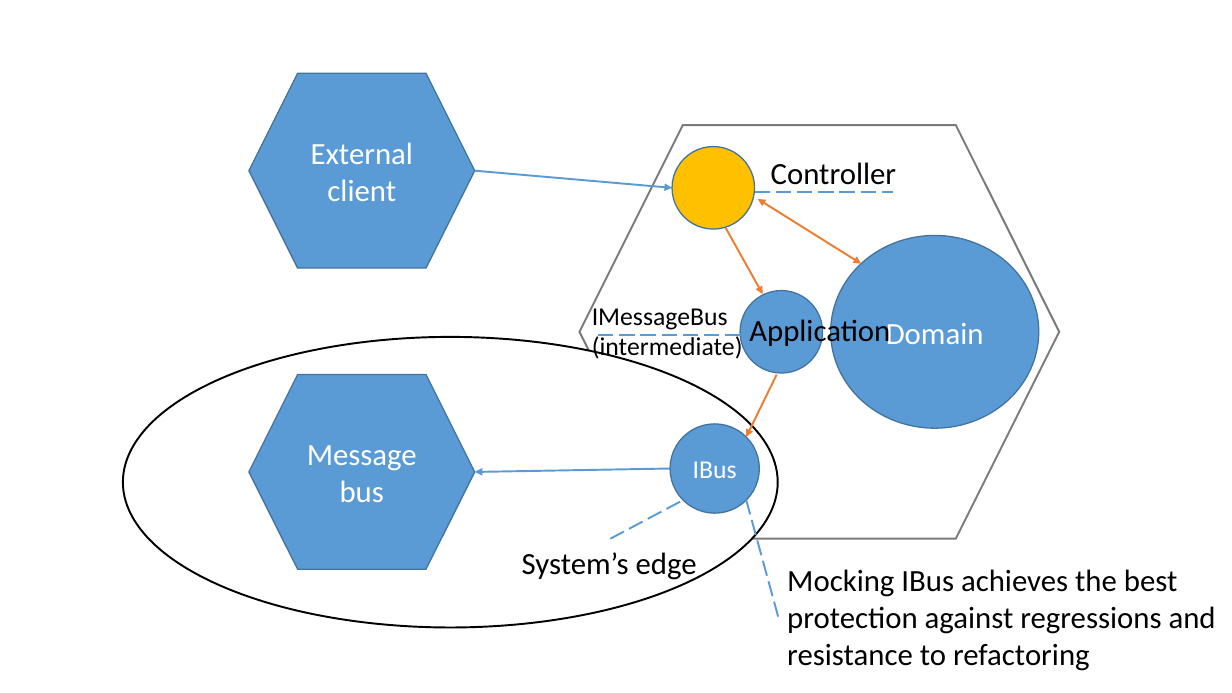
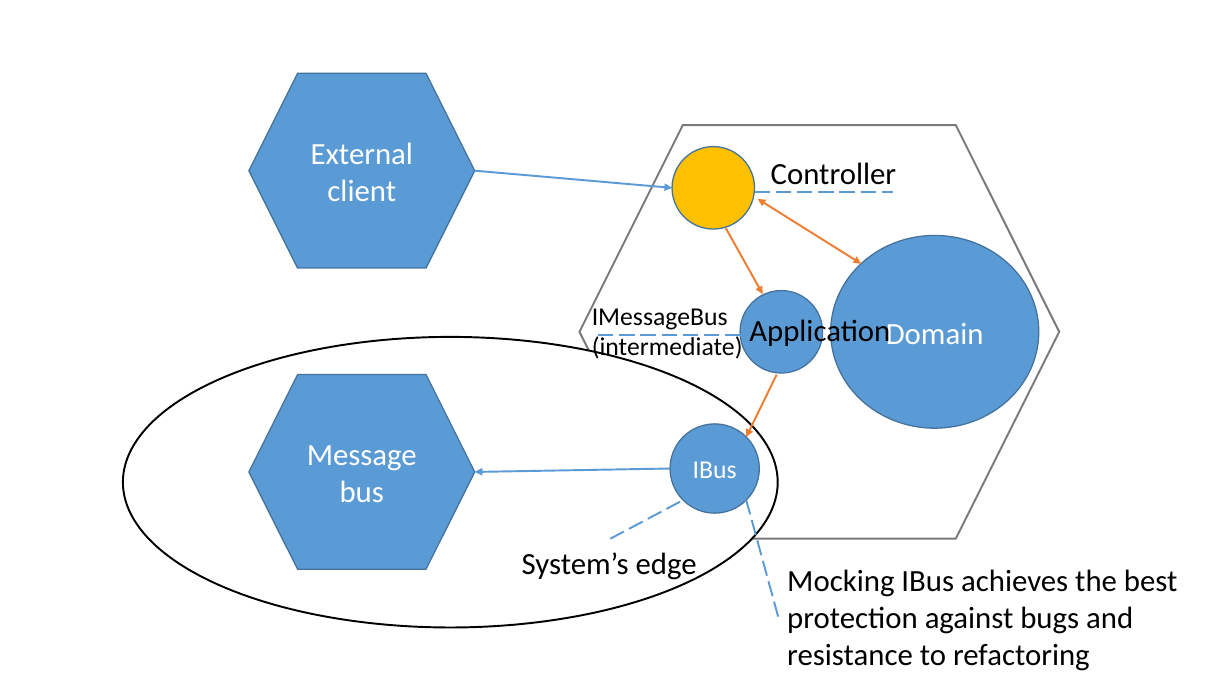
Before and after one commit to magicmanam/slides, a slide deck: slide 59 of automation-testing/unit-testing.pptx. Drawn at 1232x693 pixels with LibreOffice and Linux fonts; fonts in the diff are those of the drawing. Boxes give left, top, right and bottom in pixels: in the first picture for what was removed or moved away, otherwise in the second. Text is boxed around its words. In the diff, an @@ line names an element or a change of style, - is before the commit and + after.

```diff
--- a/automation-testing/unit-testing.pptx
+++ b/automation-testing/unit-testing.pptx
@@ text at [787,569,1177,671]: text changed @@
-Mocking IBus achieves the best
-protection against regressions and
-resistance to refactoring
+Mocking IBus achieves the best
+protection against bugs and
+resistance to refactoring
```
Also in this commit, not shown: 29 other slides changed.
